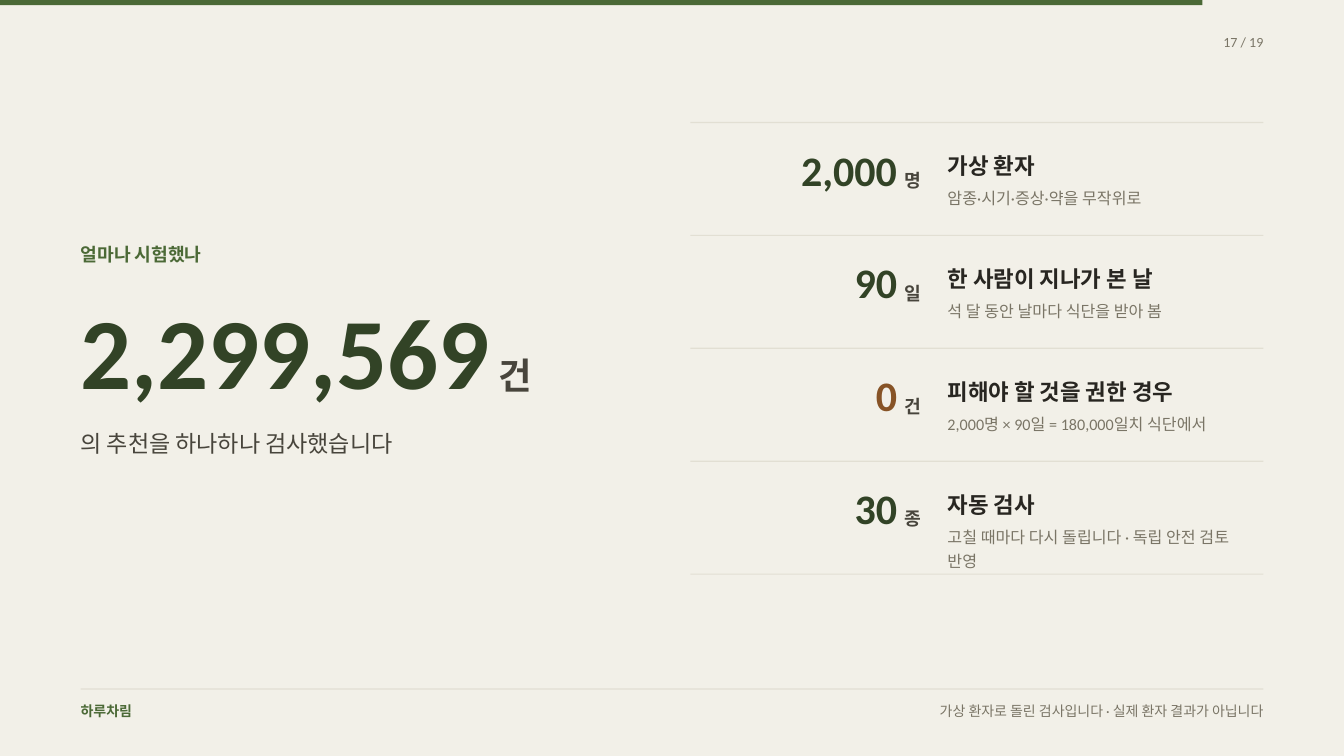
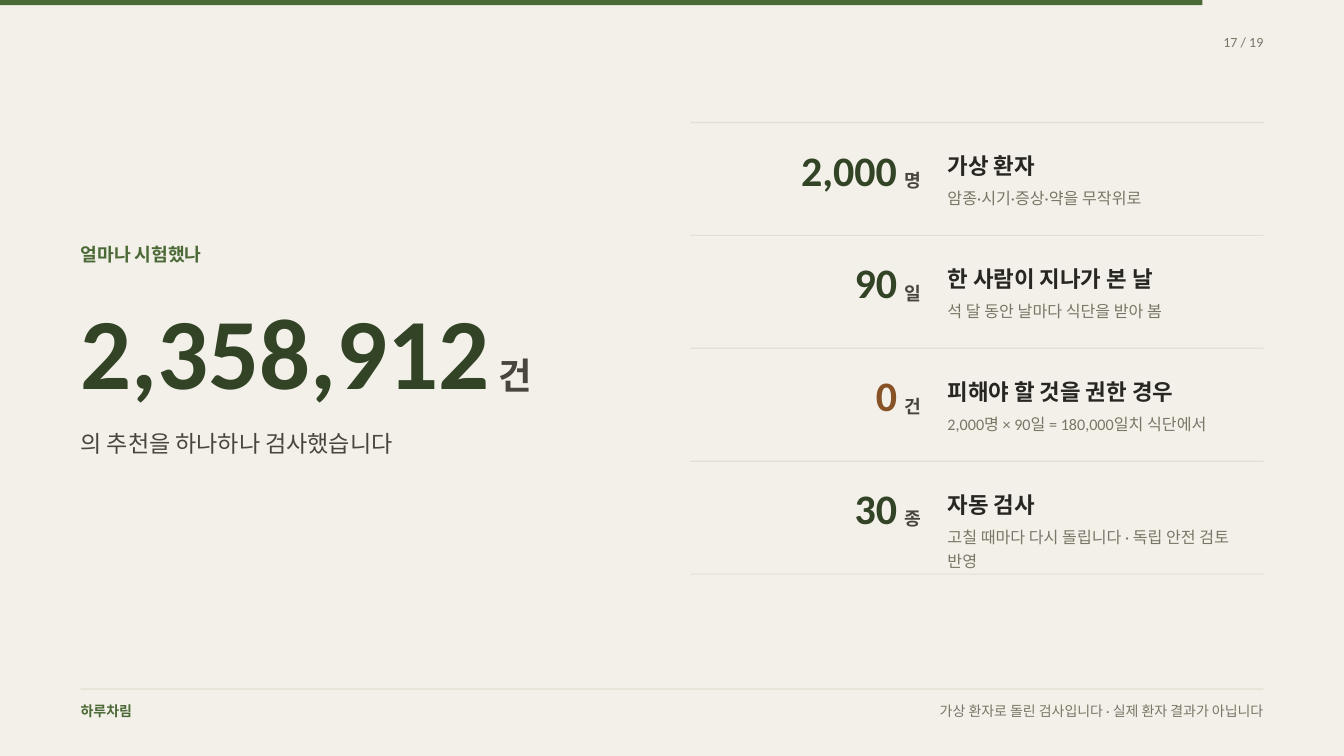
Before and after one commit to rohkwangwon-lang/harucharim-app, a slide deck: slide 17 of docs/홍보/하루차림-환자-발표.pptx. Drawn at 1344x756 pixels with LibreOffice and Linux fonts; fonts in the diff are those of the drawing. Boxes give left, top, right and bottom in pixels: in the first picture for what was removed or moved away, otherwise in the second. Text is boxed around its words. In the diff, an @@ line names an element or a change of style, - is before the commit and + after.

```diff
--- a/docs/홍보/하루차림-환자-발표.pptx
+++ b/docs/홍보/하루차림-환자-발표.pptx
@@ text at bbox=[81, 319, 531, 403]: text changed @@
-2,299,569 건
+2,358,912 건
```
Also in this commit, not shown: 1 other slide changed, 4 other files.
